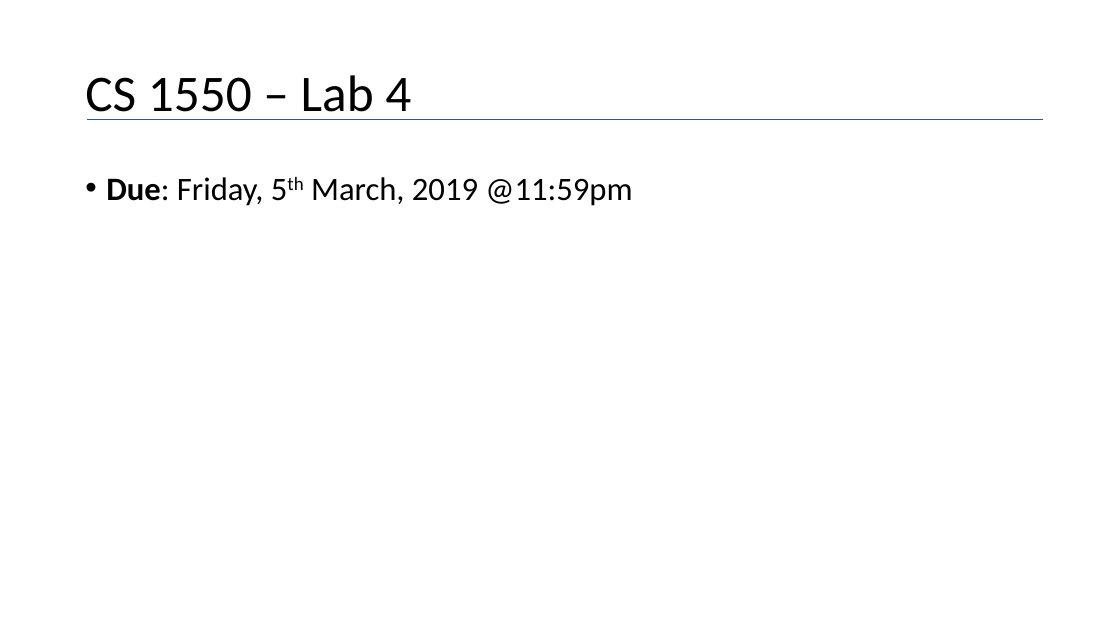
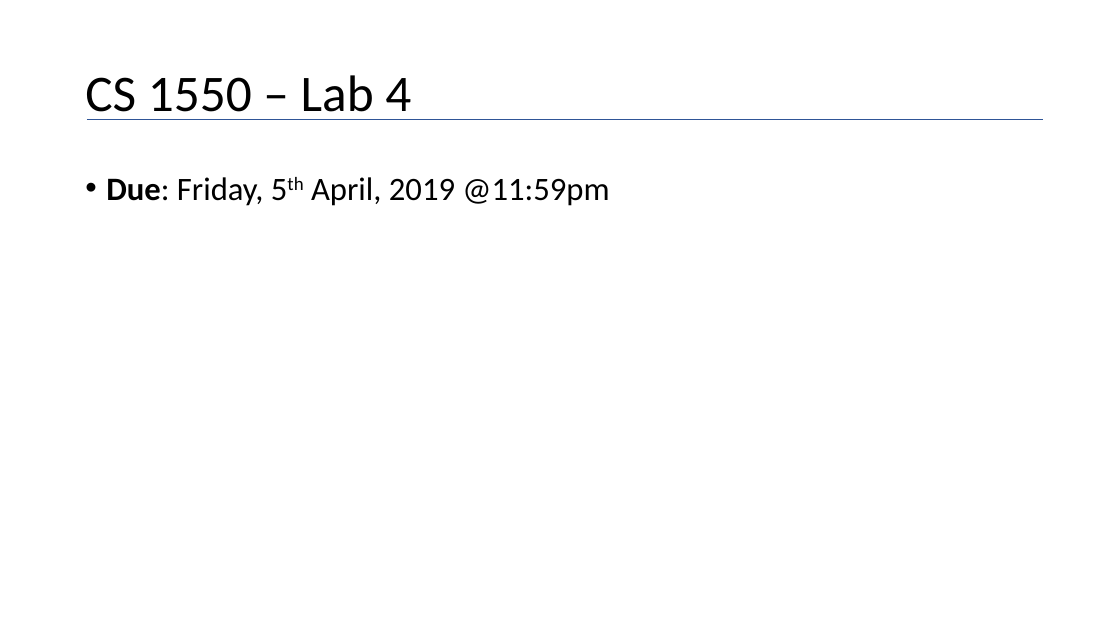
Before and after one commit to maher460/Pitt_CS1550_recitation_materials, a slide deck: slide 35 of week11/CS1550_week_11_lab4_part1.pptx. Drawn at 1120x630 pixels with LibreOffice and Linux fonts; fonts in the diff are those of the drawing. Boxes give left, top, right and bottom in pixels: in the first picture for what was removed or moved away, otherwise in the second. Text is boxed around its words. In the diff, an @@ line names an element or a change of style, - is before the commit and + after.

```diff
--- a/week11/CS1550_week_11_lab4_part1.pptx
+++ b/week11/CS1550_week_11_lab4_part1.pptx
@@ text at [106, 177, 609, 206]: text changed @@
-• Due: Friday, 5th March, 2019 @11:59pm
+• Due: Friday, 5th April, 2019 @11:59pm
```
Also in this commit, not shown: 2 other files.
